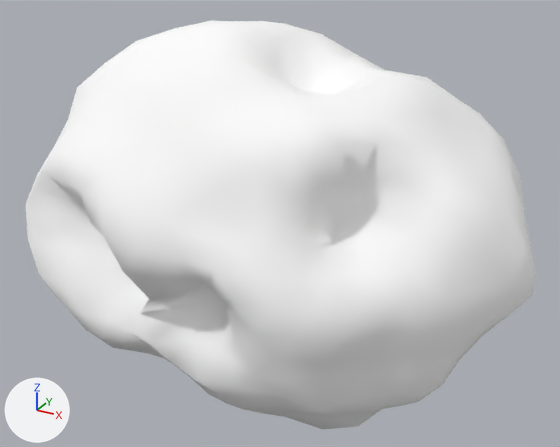
Two versions of the glTF model assets/asteroids/asteroid_08.glb, one commit apart.
Rendered twice from a camera (50 mm lens) standing at (1.54, -2.79, 1.45) and looking at (0.01, -0.01, 0.06). Every picture has the same lights, and +X, +Y and +Z are marked at lower left. The older version comes first. Vertices at exactly the same position are counted once.

The first picture shows 'Asteroid_08'.
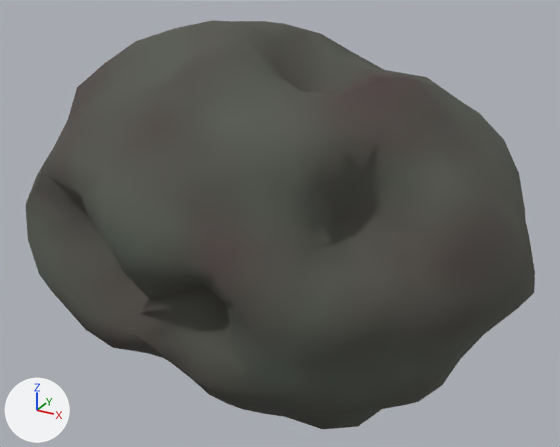
The change, as a list of edits to the scene's bpy script:
```text
Change mat_asteroidrock_08:
    where n0 = _N.new('ShaderNodeBsdfPrincipled'); n0.name = 'Principled BSDF'
    remove n0.inputs[0].default_value = (1.0, 1.0, 1.0, 1.0)  # 'Base Color', white #ffffff
    n0.inputs[1].default_value: 0.0318 -> 0.0285  # 'Metallic'
    n0.inputs[2].default_value: 0.906 -> 0.934  # 'Roughness'
    add n2 = _N.new('ShaderNodeVertexColor'); n2.name = 'Color Attribute'
    add _L.new(n2.outputs[0], n0.inputs[0])  # 'Color' to 'Base Color'
Change me_icosphere:
    where me_icosphere.from_pydata(...)  # 642 vertices, 1280 faces; spans x -1.1..1.13, y -0.8..0.81, z -0.77..0.93
    used by ob_asteroid_08; location = (0.0, 0.0, 0.0)
    me_icosphere part 1: vertex colours changed
```

Where the change shows, as pixel boxes [x1, y1, x2, y2] in the pictures (560 x 447 px):
'Asteroid_08', recoloured (darker): [26, 20, 535, 429] in both
